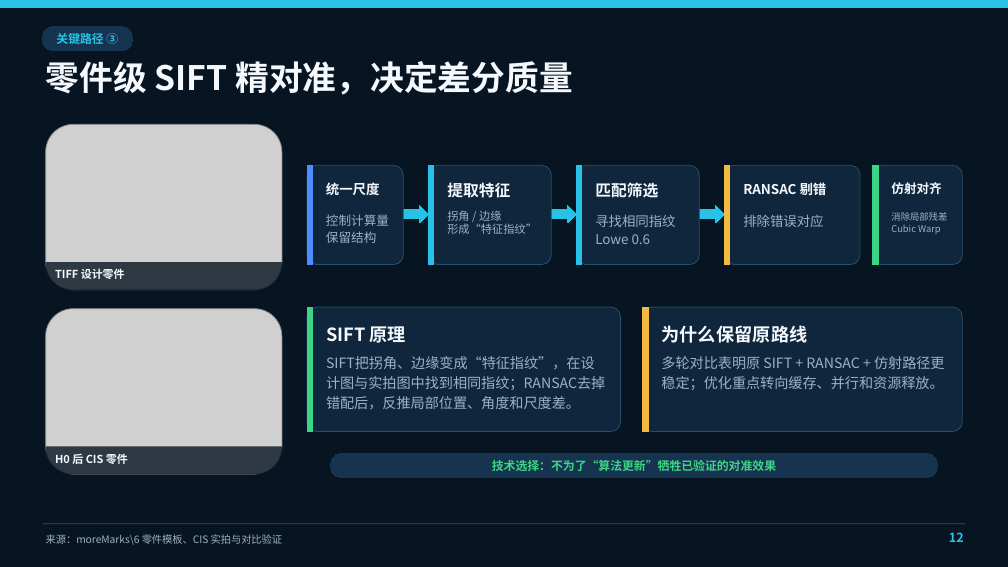
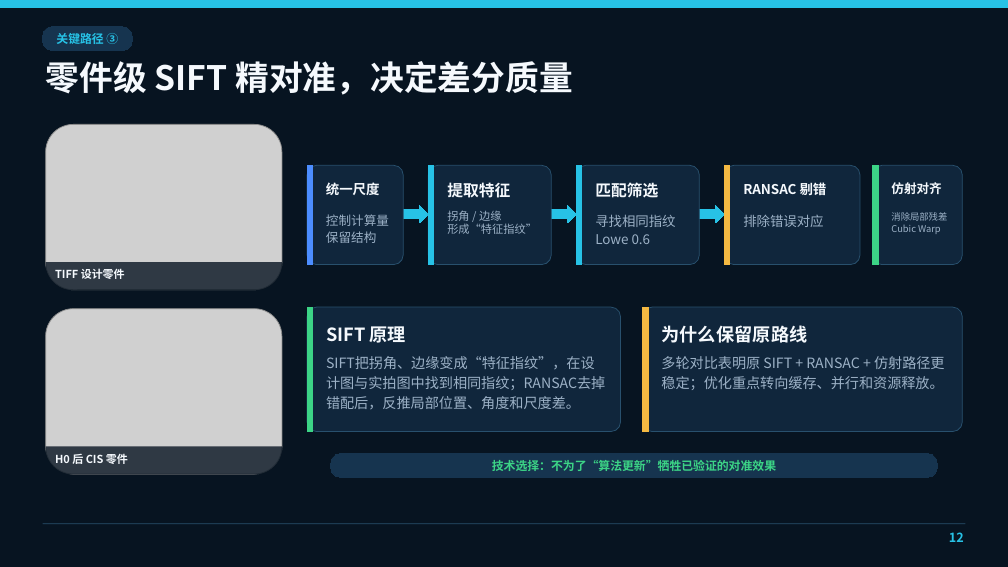
Before and after one commit to Kevin-ykg/CIS_WebInspector, a slide deck: slide 13 of outputs/CIS_WebInspector项目技术汇报.pptx. Drawn at 1008x567 pixels with LibreOffice and Linux fonts; fonts in the diff are those of the drawing; grey boxes stand for pictures. Boxes give left, top, right and bottom in pixels: in the first picture for what was removed or moved away, otherwise in the second. Text is boxed around its words. In the diff, an @@ line names an element or a change of style, - is before the commit and + after.

```diff
--- a/outputs/CIS_WebInspector项目技术汇报.pptx
+++ b/outputs/CIS_WebInspector项目技术汇报.pptx
@@ text removed at [46, 534, 283, 545] @@
-来源：moreMarks\6 零件模板、CIS 实拍与对比验证
```
Also in this commit, not shown: 22 other slides changed, 10 other files.
